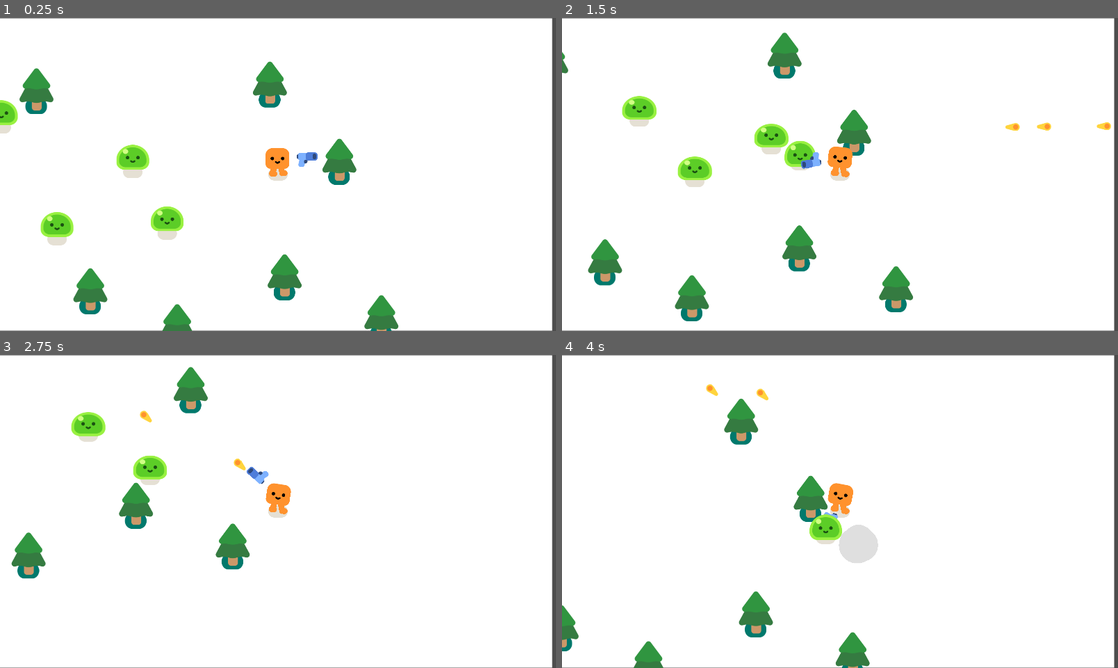
Above: before the commit, frames 1-4 (two rows, left to right).
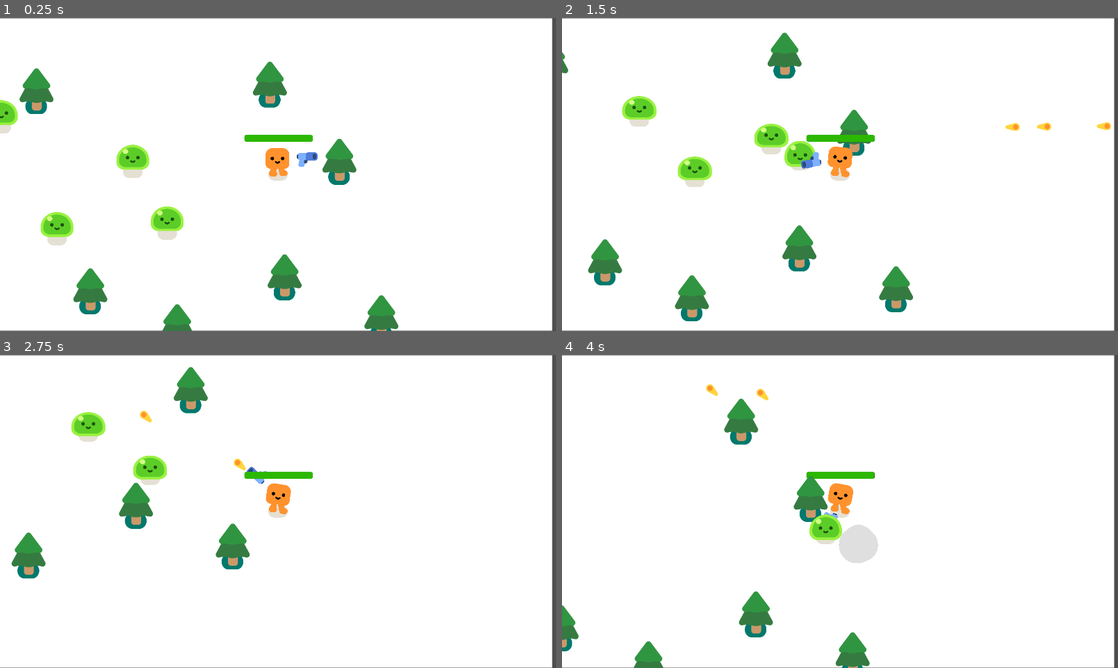
Above: after the commit, the same moments.

Repository: daogiabaohp420/VampireSurvivor-Classic
Game: Godot game, scene res://vampire_game.tscn
Two runs of this game, one before a commit and one after it. Both use one fixed random seed, a clock stepped at 60 frames per second and the inputs below.
Inputs:
- Up to frame 1 (0.25 s): no input
- Up to frame 2 (1.5 s): hold D (move_right) 0.53-1.28 s; hold S (move_down) from 1.28 s (still down)
- Up to frame 3 (2.75 s): release S (move_down) at 2.03 s; hold D (move_right) from 2.03 s (still down)
- Up to frame 4 (4 s): release D (move_right) at 2.78 s; hold W (move_up) 2.78-3.53 s; hold A (move_left) from 3.53 s (still down)

The runs differ from the first frame. In frame 1, 0.3% of the frame differs, in the area x 43-57%, y 37-40%; in frame 2, 0.3%; in frame 3, 0.3%, in the area x 32-57%, y 15-40%; in frame 4, 0.3%.

Commit message:
Create health system for player
Create var health for player, Add area2d to detect when monster touch player .
Add some code to rate the damage when mutiple monster touch player and Create one health bar.

Diff:
--- a/player.gd
+++ b/player.gd
@@ -1,4 +1,8 @@
 extends CharacterBody2D
+
+var health = 100.0
+# Create a custom signal
+signal health_depleted
 
 func _physics_process(delta):
 	# Input.get_vector : character can move by W,A,S,D
@@ -12,3 +16,13 @@
 		$HappyBoo.play_walk_animation()
 	else :
 		$HappyBoo.play_idle_animation()
+
+	const DAMAGE_RATE = 5.0
+	# get_overlapping_bodies give a list of array of  overlapping slimes
+	var overlapping_mobs = %HurtBox.get_overlapping_bodies()
+	if overlapping_mobs.size() > 0:
+		health -= DAMAGE_RATE * overlapping_mobs.size() * delta
+		%HealthBar.value = health
+
+		if health <= 0.0 :
+			health_depleted.emit()
--- a/player.tscn
+++ b/player.tscn
@@ -1,11 +1,28 @@
-[gd_scene load_steps=5 format=3 uid="uid://du24mrkpgi1ht"]
+[gd_scene load_steps=8 format=3 uid="uid://du24mrkpgi1ht"]
 
 [ext_resource type="Script" path="res://player.gd" id="1_byrqo"]
 [ext_resource type="PackedScene" uid="uid://pbmyh1qru7p" path="res://characters/happy_boo/happy_boo.tscn" id="1_pgxys"]
 [ext_resource type="PackedScene" uid="uid://b7kioweosjgx1" path="res://gun.tscn" id="3_6t20x"]
 
 [sub_resource type="CircleShape2D" id="CircleShape2D_0t5iv"]
-radius = 30.0
+radius = 30.0167
+
+[sub_resource type="CircleShape2D" id="CircleShape2D_fc22g"]
+radius = 35.0
+
+[sub_resource type="StyleBoxFlat" id="StyleBoxFlat_yg7uv"]
+bg_color = Color(0.152941, 0.168627, 0.188235, 1)
+corner_radius_top_left = 8
+corner_radius_top_right = 8
+corner_radius_bottom_right = 8
+corner_radius_bottom_left = 8
+
+[sub_resource type="StyleBoxFlat" id="StyleBoxFlat_sqt3m"]
+bg_color = Color(0.172549, 0.721569, 0, 1)
+corner_radius_top_left = 8
+corner_radius_top_right = 8
+corner_radius_bottom_right = 8
+corner_radius_bottom_left = 8
 
 [node name="Player" type="CharacterBody2D"]
 script = ExtResource("1_byrqo")
@@ -20,3 +37,24 @@
 
 [node name="Gun" parent="." instance=ExtResource("3_6t20x")]
 position = Vector2(0, -57)
+
+[node name="HurtBox" type="Area2D" parent="."]
+unique_name_in_owner = true
+collision_layer = 0
+collision_mask = 2
+
+[node name="CollisionShape2D" type="CollisionShape2D" parent="HurtBox"]
+shape = SubResource("CircleShape2D_fc22g")
+debug_color = Color(0.992157, 0, 0.27451, 0.419608)
+
+[node name="HealthBar" type="ProgressBar" parent="."]
+unique_name_in_owner = true
+offset_left = -116.0
+offset_top = -137.0
+offset_right = 73.0
+offset_bottom = -110.0
+scale = Vector2(1.2501, 0.90257)
+theme_override_styles/background = SubResource("StyleBoxFlat_yg7uv")
+theme_override_styles/fill = SubResource("StyleBoxFlat_sqt3m")
+value = 100.0
+show_percentage = false
